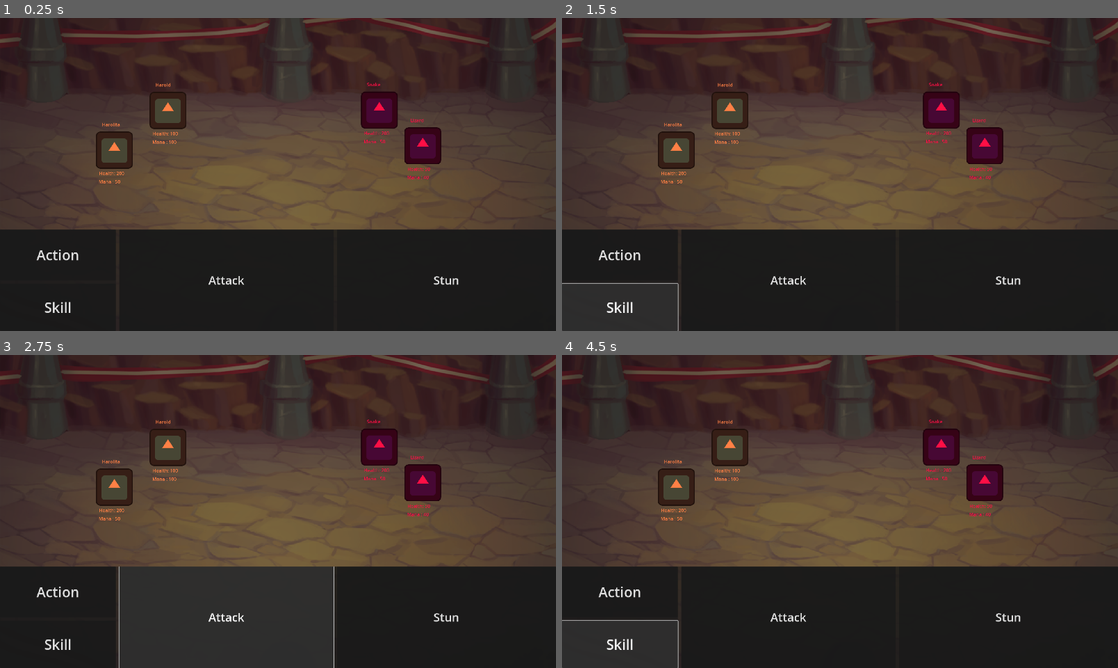
Above: before the commit, frames 1-4 (two rows, left to right).
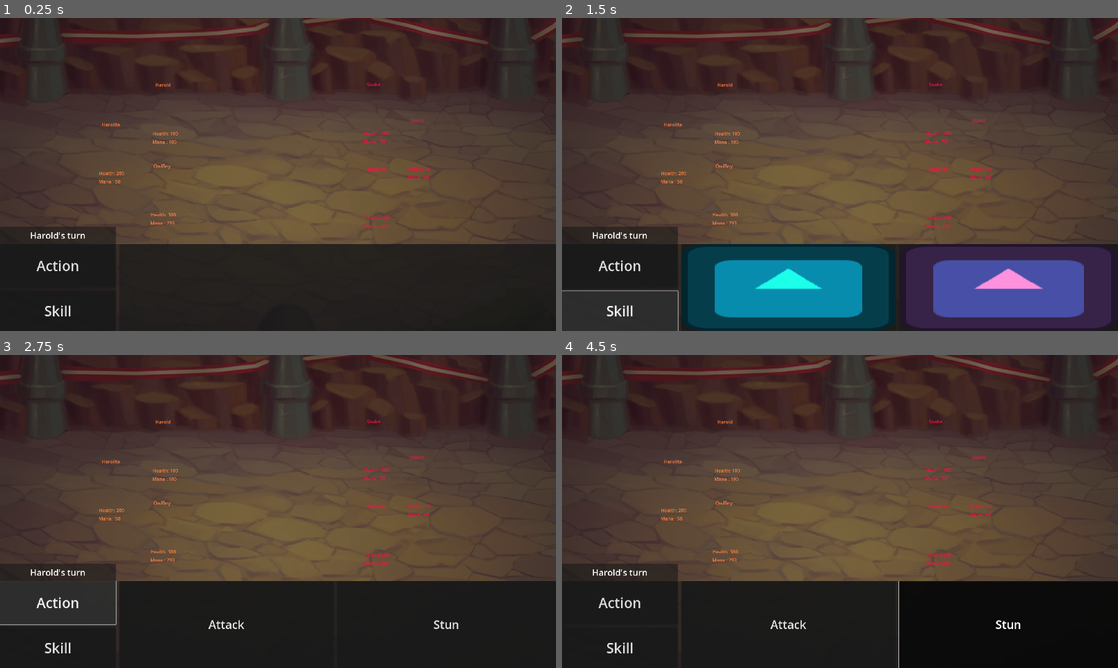
Above: after the commit, the same moments.

Repository: NxKuma/ISCS_RPG
Game: Godot game, scene res://Scene/main.tscn
Same seed, same stepped clock (60 frames per second), same inputs: the game is played once before the commit and once after it. The engine's default icon, where the game draws it, is replaced by a stand-in: a white triangle on a blue panel in a dark square.
Inputs (mouse positions are in pixels of both pictures, inside the frame that each line leads up to):
- Up to frame 1 (0.25 s): no input
- Up to frame 2 (1.5 s): click "Action" at 0.5 s; click "Skill" at 1.25 s
- Up to frame 3 (2.75 s): click "Attack" (after the commit: "Action") at 2 s
- Up to frame 4 (4.5 s): click "Stun" at 2.75 s; click (617, 592) at 3.5 s, where only the run before the commit has a clickable "Action"; click (617, 642) at 4.25 s, where only the run before the commit has a clickable "Skill"

The runs differ from the first frame. In frame 1, 7.0% of the frame differs, in the area x 0-100%, y 23-96%; in frame 2, 26%, in the area x 0-100%, y 23-100%; in frame 3, 7.5%; in frame 4, 7.4%.

Commit message:
Added Blink and Dessolve Shader

Diff:
--- a/iscs-rpg/GameHandler.gd
+++ b/iscs-rpg/GameHandler.gd
@@ -3,13 +3,16 @@
 @onready var ui: Control = $UI
 
 var entities: Array[Entity] = []
+var team: Array[Entity] = []
 var current_state: int = GameState.SetUp
 var special_button: Button
-var r_panel: HSplitContainer
+var a_panel: HSplitContainer
+var s_panel: HSplitContainer
 var l_panel: VSplitContainer
-var left_buttons: Array[Button]
-var right_buttons: Array[Button]
-
+var turn_indicator: Label
+var current_entity: int = 0
+var left_buttons: Array[Button] = []
+var right_buttons: Array[Button] = []
 
 enum GameState{
 	SetUp, #Set Up = Player Chooses their moves
@@ -19,26 +22,37 @@
 
 # Called when the node enters the scene tree for the first time.
 func _ready() -> void:
-	r_panel = ui.get_child(0).get_child(0).get_child(1).get_child(0)
+	a_panel = ui.get_child(0).get_child(0).get_child(1).get_child(0)
+	s_panel = ui.get_child(0).get_child(0).get_child(1).get_child(1)
 	l_panel = ui.get_child(0).get_child(0).get_child(0).get_child(0)
+	turn_indicator = ui.get_child(1).get_child(0)
+
+	a_panel.set_visible(false)
+	s_panel.set_visible(false)
 #--------------------------------------------------------------
-	for child in r_panel.get_children():
+	for child in a_panel.get_children():
 		right_buttons.append(child.get_child(0))
 
-	for button in right_buttons:
-		button.button_down.connect(_on_right_button_press)
-		if button.name.contains("2"):
-			special_button = button
+	right_buttons[0].button_down.connect(_attack_button_press)
+	special_button = right_buttons[1]
+	special_button.button_down.connect(_special_button_press)
 #--------------------------------------------------------------
 	for child in l_panel.get_children():
 		left_buttons.append(child.get_child(0))
 
-	for button in left_buttons:
-		button.button_down.connect(_on_left_button_press)
+	left_buttons[0].button_down.connect(_action_screen_open)
+	left_buttons[1].button_down.connect(_skill_screen_open)
 #--------------------------------------------------------------
 	for child in get_children():
 		if child.get_script() != null and child.stats != null:
-			entities.append(child)
+			entities.append(child.stats)
+#--------------------------------------------------------------
+	for e in entities:
+		if e.inTeam:
+			team.append(e)
+
+	print(team.size())
+
 
 func check_order() -> void:
 	pass
@@ -48,18 +62,50 @@
 
 # Called every frame. 'delta' is the elapsed time since the previous frame.
 func _process(delta: float) -> void:
-	if current_state == GameState.SetUp:
-		for entity in entities:
-			if r_panel.is_visible():
-				special_button.text = entity.skill_list[0].skill_name
+	if current_state == GameState.SetUp and current_entity < team.size():
+		for b in left_buttons:
+			b.set_mouse_filter(0)
+		for b in right_buttons:
+			b.set_mouse_filter(0)
+
+		turn_indicator.text = team[current_entity].entity_name +"'s turn"
+		if a_panel.is_visible():
+			special_button.text = team[current_entity].skill_list[0].skill_name
 	elif current_state == GameState.Target:
-		pass
+		for b in left_buttons:
+			b.set_mouse_filter(2)
+		for b in right_buttons:
+			b.set_mouse_filter(2)
+
+
+		var enemies: Array[Entity] = []
+		for e in entities:
+			if !e.inTeam:
+				enemies.append(e)
 	else:
 		pass
 
 
-func _on_right_button_press():
-	pass
+#Just for checking for now
+func _input(event: InputEvent) -> void:
+	if event.is_action_pressed("ui_accept"):
+		current_entity += 1
+	if current_state == GameState.Target and event.is_action_pressed("ui_cancel"):
+		current_state = GameState.SetUp
 
-func _on_left_button_press():
-	pass
+# Button Presses
+func _attack_button_press():
+	current_state = GameState.Target
+
+func _special_button_press():
+	current_state = GameState.Target
+
+func _action_screen_open():
+	a_panel.set_visible(!a_panel.is_visible())
+	if s_panel.is_visible():
+		s_panel.set_visible(false)
+
+func _skill_screen_open():
+	s_panel.set_visible(!s_panel.is_visible())
+	if a_panel.is_visible():
+		a_panel.set_visible(false)
--- /dev/null
+++ b/iscs-rpg/Material/blink.gdshader
@@ -0,0 +1,15 @@
+shader_type canvas_item;
+uniform vec4 blink_color: source_color;
+uniform float blink_intensity = 0;
+
+void fragment() {
+	vec4 color = texture(TEXTURE,UV);
+	color = mix(color, blink_color, blink_intensity * color.a);
+
+	COLOR = color;
+}
+
+//void light() {
+	// Called for every pixel for every light affecting the CanvasItem.
+	// Uncomment to replace the default light processing function with this one.
+//}
--- /dev/null
+++ b/iscs-rpg/Material/disolver.tres
@@ -0,0 +1,113 @@
+[gd_resource type="VisualShader" load_steps=10 format=3 uid="uid://0vc5e678k4vp"]
+
+[sub_resource type="VisualShaderNodeTexture" id="VisualShaderNodeTexture_ai17c"]
+expanded_output_ports = [0]
+source = 5
+
+[sub_resource type="VisualShaderNodeMix" id="VisualShaderNodeMix_1ncxr"]
+
+[sub_resource type="VisualShaderNodeTexture2DParameter" id="VisualShaderNodeTexture2DParameter_a6fu2"]
+parameter_name = "Texture2DParameter"
+
+[sub_resource type="VisualShaderNodeTexture" id="VisualShaderNodeTexture_6m4y5"]
+source = 5
+
+[sub_resource type="VisualShaderNodeIf" id="VisualShaderNodeIf_cm85d"]
+
+[sub_resource type="VisualShaderNodeFloatConstant" id="VisualShaderNodeFloatConstant_d6xqa"]
+
+[sub_resource type="VisualShaderNodeFloatConstant" id="VisualShaderNodeFloatConstant_cn42n"]
+constant = 1.0
+
+[sub_resource type="VisualShaderNodeFloatParameter" id="VisualShaderNodeFloatParameter_v0x4m"]
+parameter_name = "DissolveValue"
+hint = 1
+
+[sub_resource type="VisualShaderNodeInput" id="VisualShaderNodeInput_wj31t"]
+input_name = "texture"
+
+[resource]
+code = "shader_type canvas_item;
+render_mode blend_mix;
+
+uniform sampler2D Texture2DParameter;
+uniform float DissolveValue : hint_range(0, 1);
+
+
+
+void fragment() {
+	vec4 n_out4p0;
+// Texture2D:4
+	n_out4p0 = texture(Texture2DParameter, UV);
+
+
+// FloatParameter:8
+	float n_out8p0 = DissolveValue;
+
+
+// FloatConstant:6
+	float n_out6p0 = 0.000000;
+
+
+// FloatConstant:7
+	float n_out7p0 = 1.000000;
+
+
+	vec3 n_out5p0;
+// If:5
+	float n_in5p2 = 0.00001;
+	vec3 n_in5p3 = vec3(0.00000, 0.00000, 0.00000);
+	if(abs(n_out4p0.x - n_out8p0) < n_in5p2)
+	{
+		n_out5p0 = n_in5p3;
+	}
+	else if(n_out4p0.x < n_out8p0)
+	{
+		n_out5p0 = vec3(n_out7p0);
+	}
+	else
+	{
+		n_out5p0 = vec3(n_out6p0);
+	}
+
+
+	vec4 n_out10p0;
+// Texture2D:10
+	n_out10p0 = texture(TEXTURE, UV);
+	float n_out10p4 = n_out10p0.a;
+
+
+// Mix:11
+	float n_in11p0 = 0.00000;
+	float n_out11p0 = mix(n_in11p0, n_out5p0.x, n_out10p4);
+
+
+// Output:0
+	COLOR.a = n_out11p0;
+
+
+}
+"
+graph_offset = Vector2(129.087, 106.068)
+mode = 1
+flags/light_only = false
+nodes/fragment/0/position = Vector2(1260, 400)
+nodes/fragment/3/node = SubResource("VisualShaderNodeTexture2DParameter_a6fu2")
+nodes/fragment/3/position = Vector2(-160, -80)
+nodes/fragment/4/node = SubResource("VisualShaderNodeTexture_6m4y5")
+nodes/fragment/4/position = Vector2(200, 0)
+nodes/fragment/5/node = SubResource("VisualShaderNodeIf_cm85d")
+nodes/fragment/5/position = Vector2(656.58, 346.353)
+nodes/fragment/6/node = SubResource("VisualShaderNodeFloatConstant_d6xqa")
+nodes/fragment/6/position = Vector2(440, 460)
+nodes/fragment/7/node = SubResource("VisualShaderNodeFloatConstant_cn42n")
+nodes/fragment/7/position = Vector2(440, 560)
+nodes/fragment/8/node = SubResource("VisualShaderNodeFloatParameter_v0x4m")
+nodes/fragment/8/position = Vector2(180, 320)
+nodes/fragment/9/node = SubResource("VisualShaderNodeInput_wj31t")
+nodes/fragment/9/position = Vector2(-40, 700)
+nodes/fragment/10/node = SubResource("VisualShaderNodeTexture_ai17c")
+nodes/fragment/10/position = Vector2(400, 780)
+nodes/fragment/11/node = SubResource("VisualShaderNodeMix_1ncxr")
+nodes/fragment/11/position = Vector2(940, 640)
+nodes/fragment/connections = PackedInt32Array(3, 0, 4, 2, 4, 0, 5, 0, 6, 0, 5, 4, 7, 0, 5, 5, 8, 0, 5, 1, 9, 0, 10, 2, 5, 0, 11, 1, 10, 4, 11, 2, 11, 0, 0, 1)
--- /dev/null
+++ b/iscs-rpg/Resource/Enemies/Enemy3.tres
@@ -0,0 +1,29 @@
+[gd_resource type="Resource" script_class="Entity" load_steps=4 format=3 uid="uid://bror33mjlctl8"]
+
+[ext_resource type="Script" path="res://Script/SuperScript/Entity.gd" id="1_7ndrr"]
+[ext_resource type="Script" path="res://Script/SuperScript/Skill.gd" id="2_4pnfb"]
+
+[sub_resource type="Resource" id="Resource_7u0ox"]
+script = ExtResource("2_4pnfb")
+skill_name = "Stun"
+skill_cost = 0
+skill_cooldown = 0
+skill_description = ""
+skill_target = "Single"
+skill_type = "Attack"
+skill_mode = "Special"
+skill_element = 0
+skill_damage = 0.0
+
+[resource]
+script = ExtResource("1_7ndrr")
+entity_name = "BirdMan"
+health = 500.0
+mana = 200
+damage = 90.0
+inTeam = false
+skill_list = Array[ExtResource("2_4pnfb")]([SubResource("Resource_7u0ox")])
+element = 0
+resistance = Array[int]([])
+weakness = Array[int]([])
+speed = 0
--- /dev/null
+++ b/iscs-rpg/Resource/Team/Team3.tres
@@ -0,0 +1,29 @@
+[gd_resource type="Resource" script_class="Entity" load_steps=4 format=3 uid="uid://b60qsglbh2rpi"]
+
+[ext_resource type="Script" path="res://Script/SuperScript/Entity.gd" id="1_5shu7"]
+[ext_resource type="Script" path="res://Script/SuperScript/Skill.gd" id="2_astl4"]
+
+[sub_resource type="Resource" id="Resource_rrom3"]
+script = ExtResource("2_astl4")
+skill_name = "Heal"
+skill_cost = 100
+skill_cooldown = 1
+skill_description = "Heals the teammeate"
+skill_target = "Single"
+skill_type = "Support"
+skill_mode = "Special"
+skill_element = 3
+skill_damage = 50.0
+
+[resource]
+script = ExtResource("1_5shu7")
+entity_name = "OwlBoy"
+health = 300.0
+mana = 299
+damage = 400.0
+inTeam = true
+skill_list = Array[ExtResource("2_astl4")]([SubResource("Resource_rrom3")])
+element = 0
+resistance = Array[int]([])
+weakness = Array[int]([])
+speed = 0
--- a/iscs-rpg/Scene/main.tscn
+++ b/iscs-rpg/Scene/main.tscn
@@ -6,9 +6,11 @@
 [ext_resource type="Script" path="res://Script/SuperScript/Entity.gd" id="2_f8bsn"]
 [ext_resource type="Script" path="res://Script/SuperScript/Skill.gd" id="3_eqwtp"]
 [ext_resource type="Resource" uid="uid://cefbv8t5u4xp3" path="res://Resource/Enemies/Sake.tres" id="4_4f31c"]
+[ext_resource type="Resource" uid="uid://b60qsglbh2rpi" path="res://Resource/Team/Team3.tres" id="7_3usfu"]
 [ext_resource type="Resource" uid="uid://dcrqn48o2sdu5" path="res://Resource/Enemies/Lizard.tres" id="7_aki4r"]
 [ext_resource type="PackedScene" uid="uid://chbe22p815kfy" path="res://Scene/ui.tscn" id="7_hsdh1"]
 [ext_resource type="Resource" uid="uid://bfpvp7h5i2nb2" path="res://Resource/Team/Harolita.tres" id="7_ugwp5"]
+[ext_resource type="Resource" uid="uid://bror33mjlctl8" path="res://Resource/Enemies/Enemy3.tres" id="10_y3g8r"]
 
 [sub_resource type="Resource" id="Resource_4q3bl"]
 script = ExtResource("3_eqwtp")
@@ -47,11 +49,15 @@
 
 [node name="Player" parent="." instance=ExtResource("1_uhqgt")]
 position = Vector2(580, 319)
-stats = SubResource("Resource_cbrsb")
+stats = SubResource("Resource_g84l4")
 
 [node name="Player2" parent="." instance=ExtResource("1_uhqgt")]
 position = Vector2(395, 456)
 stats = ExtResource("7_ugwp5")
+
+[node name="Player3" parent="." instance=ExtResource("1_uhqgt")]
+position = Vector2(573, 599)
+stats = ExtResource("7_3usfu")
 
 [node name="Enemy" parent="." instance=ExtResource("1_uhqgt")]
 modulate = Color(1, 0.0588235, 0.270588, 1)
@@ -63,11 +69,11 @@
 position = Vector2(1460, 441)
 stats = ExtResource("7_aki4r")
 
+[node name="Enemy3" parent="." instance=ExtResource("1_uhqgt")]
+modulate = Color(1, 0.0588235, 0.270588, 1)
+position = Vector2(1311, 609)
+stats = ExtResource("10_y3g8r")
+
 [node name="UI" parent="." instance=ExtResource("7_hsdh1")]
-anchors_preset = 0
-anchor_right = 0.0
-anchor_bottom = 0.0
-grow_horizontal = 1
-grow_vertical = 1
 
 [node name="Timer" type="Timer" parent="."]
--- a/iscs-rpg/Scene/player.tscn
+++ b/iscs-rpg/Scene/player.tscn
@@ -1,10 +1,18 @@
-[gd_scene load_steps=3 format=3 uid="uid://86obwfisw11y"]
+[gd_scene load_steps=5 format=3 uid="uid://86obwfisw11y"]
 
 [ext_resource type="Texture2D" uid="uid://eqne8hr4yyg0" path="res://icon.svg" id="1_dfo4x"]
+[ext_resource type="Shader" uid="uid://0vc5e678k4vp" path="res://Material/disolver.tres" id="1_kfiw5"]
 [ext_resource type="Script" path="res://Character.gd" id="2_bagit"]
+
+[sub_resource type="ShaderMaterial" id="ShaderMaterial_5v06v"]
+resource_local_to_scene = true
+shader = ExtResource("1_kfiw5")
+shader_parameter/DissolveValue = null
 
 [node name="Player" type="Sprite2D"]
 modulate = Color(1, 0.501167, 0.27, 1)
+material = SubResource("ShaderMaterial_5v06v")
+position = Vector2(-1, 0)
 texture = ExtResource("1_dfo4x")
 script = ExtResource("2_bagit")
 
--- a/iscs-rpg/Scene/ui.tscn
+++ b/iscs-rpg/Scene/ui.tscn
@@ -1,4 +1,6 @@
-[gd_scene format=3 uid="uid://chbe22p815kfy"]
+[gd_scene load_steps=2 format=3 uid="uid://chbe22p815kfy"]
+
+[ext_resource type="Texture2D" uid="uid://eqne8hr4yyg0" path="res://icon.svg" id="1_xoaoj"]
 
 [node name="UI" type="Control"]
 layout_mode = 3
@@ -11,7 +13,7 @@
 [node name="BottomContainer" type="Panel" parent="."]
 clip_contents = true
 layout_mode = 0
-offset_top = 730.0
+offset_top = 780.0
 offset_right = 1920.0
 offset_bottom = 1080.0
 
@@ -34,7 +36,7 @@
 anchor_bottom = 1.0
 grow_horizontal = 2
 grow_vertical = 2
-split_offset = 175
+split_offset = 150
 dragger_visibility = 1
 
 [node name="Action" type="Panel" parent="BottomContainer/HSplitter/LSelection/VSplitContainer"]
@@ -68,7 +70,8 @@
 [node name="RSelection" type="Panel" parent="BottomContainer/HSplitter"]
 layout_mode = 2
 
-[node name="HSplitContainer" type="HSplitContainer" parent="BottomContainer/HSplitter/RSelection"]
+[node name="ActionPanel" type="HSplitContainer" parent="BottomContainer/HSplitter/RSelection"]
+visible = false
 layout_mode = 1
 anchors_preset = 15
 anchor_right = 1.0
@@ -78,28 +81,92 @@
 split_offset = 740
 dragger_visibility = 1
 
-[node name="Panel" type="Panel" parent="BottomContainer/HSplitter/RSelection/HSplitContainer"]
+[node name="Panel" type="Panel" parent="BottomContainer/HSplitter/RSelection/ActionPanel"]
 layout_mode = 2
 
-[node name="Button" type="Button" parent="BottomContainer/HSplitter/RSelection/HSplitContainer/Panel"]
+[node name="Button" type="Button" parent="BottomContainer/HSplitter/RSelection/ActionPanel/Panel"]
 layout_mode = 1
 anchors_preset = 15
 anchor_right = 1.0
 anchor_bottom = 1.0
 grow_horizontal = 2
 grow_vertical = 2
+mouse_default_cursor_shape = 2
 theme_override_font_sizes/font_size = 40
 text = "Attack"
 
-[node name="Panel2" type="Panel" parent="BottomContainer/HSplitter/RSelection/HSplitContainer"]
+[node name="Panel2" type="Panel" parent="BottomContainer/HSplitter/RSelection/ActionPanel"]
 layout_mode = 2
 
-[node name="Button2" type="Button" parent="BottomContainer/HSplitter/RSelection/HSplitContainer/Panel2"]
+[node name="Button2" type="Button" parent="BottomContainer/HSplitter/RSelection/ActionPanel/Panel2"]
 layout_mode = 1
 anchors_preset = 15
 anchor_right = 1.0
 anchor_bottom = 1.0
 grow_horizontal = 2
 grow_vertical = 2
+mouse_default_cursor_shape = 2
 theme_override_font_sizes/font_size = 40
 text = "Stun"
+
+[node name="Skill" type="HSplitContainer" parent="BottomContainer/HSplitter/RSelection"]
+visible = false
+layout_mode = 1
+anchors_preset = 15
+anchor_right = 1.0
+anchor_bottom = 1.0
+grow_horizontal = 2
+grow_vertical = 2
+split_offset = 740
+dragger_visibility = 1
+
+[node name="Panel" type="Panel" parent="BottomContainer/HSplitter/RSelection/Skill"]
+layout_mode = 2
+
+[node name="TextureButton" type="TextureButton" parent="BottomContainer/HSplitter/RSelection/Skill/Panel"]
+modulate = Color(0.109804, 1, 0.913725, 1)
+layout_mode = 1
+anchors_preset = 15
+anchor_right = 1.0
+anchor_bottom = 1.0
+grow_horizontal = 2
+grow_vertical = 2
+mouse_default_cursor_shape = 2
+texture_normal = ExtResource("1_xoaoj")
+stretch_mode = 0
+
+[node name="Panel2" type="Panel" parent="BottomContainer/HSplitter/RSelection/Skill"]
+layout_mode = 2
+
+[node name="TextureButton" type="TextureButton" parent="BottomContainer/HSplitter/RSelection/Skill/Panel2"]
+modulate = Color(1, 0.568627, 0.866667, 1)
+layout_mode = 1
+anchors_preset = 15
+anchor_right = 1.0
+anchor_bottom = 1.0
+grow_horizontal = 2
+grow_vertical = 2
+mouse_default_cursor_shape = 2
+texture_normal = ExtResource("1_xoaoj")
+stretch_mode = 0
+
+[node name="Panel" type="Panel" parent="."]
+layout_mode = 1
+anchors_preset = -1
+offset_top = 720.0
+offset_right = 400.0
+offset_bottom = 780.0
+grow_vertical = 2
+metadata/_edit_use_anchors_ = true
+
+[node name="Label" type="Label" parent="Panel"]
+layout_mode = 1
+anchors_preset = 15
+anchor_right = 1.0
+anchor_bottom = 1.0
+grow_horizontal = 2
+grow_vertical = 2
+theme_override_font_sizes/font_size = 30
+text = "Harold's Turn"
+horizontal_alignment = 1
+vertical_alignment = 1
Not shown: 2 places in iscs-rpg/Scene/main.tscn that only renumber resources
